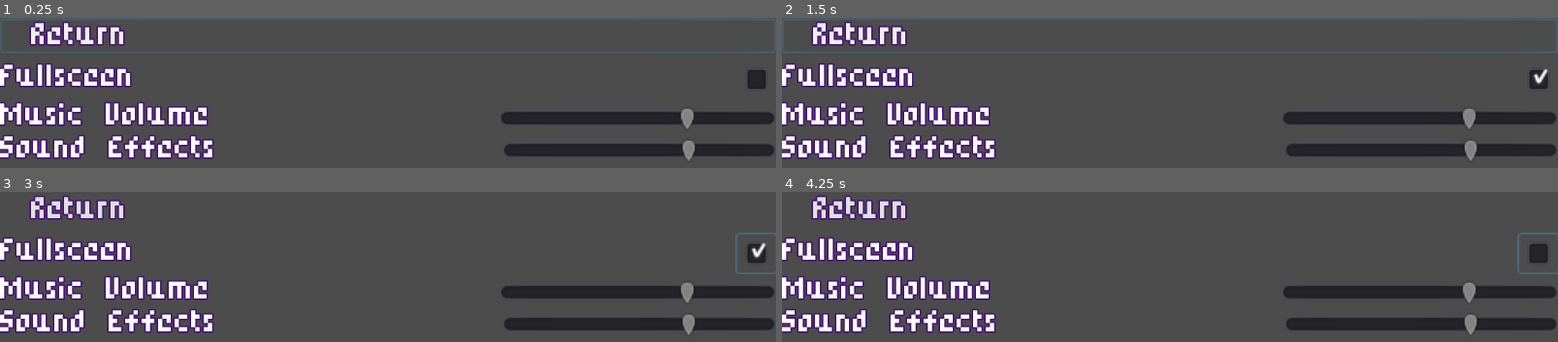
Above: before the commit, frames 1-4 (two rows, left to right).
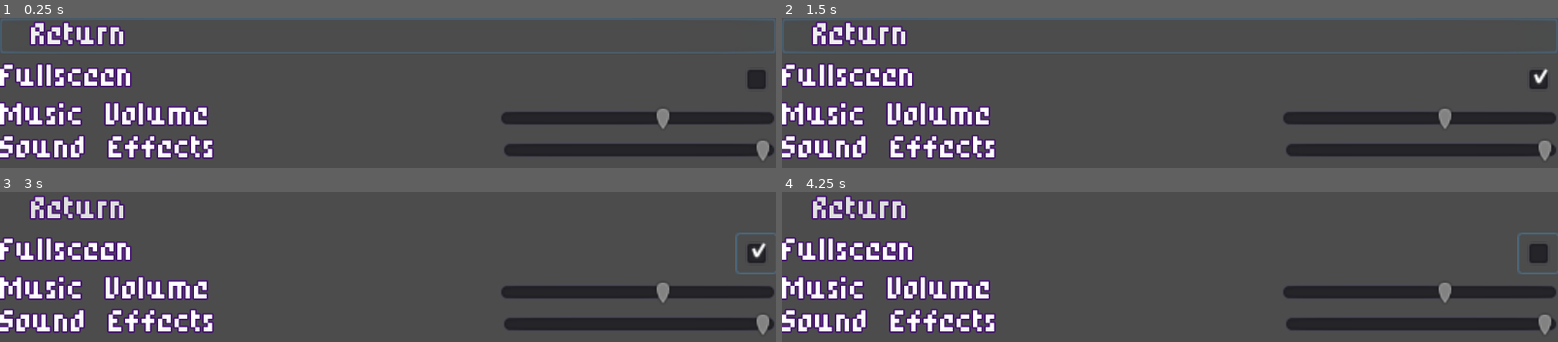
Above: after the commit, the same moments.

Repository: diegoteran/SmallWorlds
Game: Godot game, scene res://Menus/SettingsMenu.tscn
The game is run twice, just before and just after one commit, with the same random seed, the same clock (stepped at 60 frames per second) and the same inputs. This scene is started directly instead of the project's main scene.
Inputs (mouse positions are in pixels of both pictures, inside the frame that each line leads up to):
- Up to frame 1 (0.25 s): no input
- Up to frame 2 (1.5 s): click (1542, 79) at 0.5 s; click "Return" at 1.25 s
- Up to frame 3 (3 s): move the mouse to (outside the picture) at 2.02 s; hold Right (ui_right) 2.03-2.78 s; tap Z (roll) at 2.1 s; move the mouse to (outside the picture) at 2.77 s; hold Down (ui_down) from 2.78 s (still down); tap J (attack) at 2.85 s
- Up to frame 4 (4.25 s): tap Z (roll) at 3.05, 3.6 s; tap Enter at 3.5 s; move the mouse to (1247, 313) at 3.52 s; release Down (ui_down) at 3.53 s; hold Right (ui_right) from 3.53 s (still down)

The runs differ from the first frame. In frame 1, 0.6% of the frame differs, in the area x 84-100%, y 60-95%; in frame 2, 0.6%; in frame 3, 0.6%; in frame 4, 0.6%.
Error in both runs: Invalid get index '3' (on base: 'Array'). (res://Network/Network.gd:30)

Commit message:
Fog, Menu music

Diff:
--- a/SmallWorlds/Menus/SettingsMenu.gd
+++ b/SmallWorlds/Menus/SettingsMenu.gd
@@ -4,17 +4,19 @@
 
 onready var musicSlider = $ScrollContainer/VBoxContainer/Music/Music
 onready var sfxSlider = $ScrollContainer/VBoxContainer/Sfx/Sfx
+onready var fullscreenCheckbox = $ScrollContainer/VBoxContainer/FullScreen/FullScreen
 
 func _ready():
 	musicSlider.value = Globals.get_music_volume()
 	sfxSlider.value = Globals.get_sfx_volume()
+	fullscreenCheckbox.pressed = OS.window_fullscreen
 	$ScrollContainer/VBoxContainer/ReturnButton.grab_focus()
 
 func save_settings():
 	Settings.save_settings()
 
 func _on_FullScreen_toggled(_button_pressed):
-	OS.window_fullscreen = !OS.window_fullscreen
+	OS.window_fullscreen = fullscreenCheckbox.pressed
 	play_menu_select()
 
 func _on_ReturnButton_pressed():
--- a/SmallWorlds/SoundFX/Music.tscn
+++ b/SmallWorlds/SoundFX/Music.tscn
@@ -1,7 +1,7 @@
 [gd_scene load_steps=3 format=2]
 
 [ext_resource path="res://SoundFX/Music.gd" type="Script" id=1]
-[ext_resource path="res://SoundFX/Music/Music.ogg" type="AudioStream" id=2]
+[ext_resource path="res://SoundFX/Music/Menu.wav" type="AudioStream" id=2]
 
 [node name="Music" type="Node"]
 script = ExtResource( 1 )
--- a/SmallWorlds/World/Bush.tscn
+++ b/SmallWorlds/World/Bush.tscn
@@ -9,7 +9,7 @@
 resource_local_to_scene = true
 shader = ExtResource( 4 )
 shader_param/offset = 0.5
-shader_param/speed = 0.2
+shader_param/speed = 0.5
 shader_param/starting = -20.0
 shader_param/spread = 0.03
 shader_param/Shift_Hue = 0.0
--- a/SmallWorlds/World/Tree.tscn
+++ b/SmallWorlds/World/Tree.tscn
@@ -9,9 +9,9 @@
 resource_local_to_scene = true
 shader = ExtResource( 4 )
 shader_param/offset = 0.5
-shader_param/speed = 0.5
+shader_param/speed = 0.7
 shader_param/starting = -10.0
-shader_param/spread = 0.01
+shader_param/spread = 0.02
 shader_param/Shift_Hue = 0.0
 
 [sub_resource type="CapsuleShape2D" id=2]
--- a/SmallWorlds/World/World.tscn
+++ b/SmallWorlds/World/World.tscn
@@ -1,8 +1,9 @@
-[gd_scene load_steps=62 format=2]
+[gd_scene load_steps=66 format=2]
 
 [ext_resource path="res://World/Bush.tscn" type="PackedScene" id=1]
 [ext_resource path="res://PixelArt/TileSet/Background.tres" type="TileSet" id=2]
 [ext_resource path="res://World/DayNightCycle.gd" type="Script" id=3]
+[ext_resource path="res://icon.png" type="Texture" id=4]
 [ext_resource path="res://Action RPG Resources/World/CliffTileset.png" type="Texture" id=5]
 [ext_resource path="res://World/Grass.tscn" type="PackedScene" id=6]
 [ext_resource path="res://World/TallGrass.tscn" type="PackedScene" id=7]
@@ -10,6 +11,7 @@
 [ext_resource path="res://World/Tree.tscn" type="PackedScene" id=9]
 [ext_resource path="res://World/World.gd" type="Script" id=10]
 [ext_resource path="res://PixelArt/FloraAssetPack/Tileset/Grass Tileset.png" type="Texture" id=11]
+[ext_resource path="res://Effects/noise_combined.png" type="Texture" id=12]
 
 [sub_resource type="TileSet" id=1]
 0/name = "Grass 1"
@@ -526,12 +528,44 @@
 "values": [ Color( 0, 0, 0, 1 ), Color( 0, 0, 0, 1 ), Color( 0.87451, 0.690196, 0.372549, 1 ), Color( 0.913725, 0.85882 …(225 unchanged characters)…
 }
 
+[sub_resource type="Shader" id=52]
+code = "shader_type canvas_item;
+
+uniform sampler2D noise_img;
+uniform float time = 1.0;
+uniform vec4 smoke_color : hint_color;
+
+
+void fragment() {
+	vec2 uv1 = vec2(UV.x + TIME * time, UV.y);
+	vec2 uv2 = vec2(UV.x - TIME * time * 1.2, UV.y);
+	vec2 uv3 = vec2(UV.x, UV.y + TIME * time + 1.5);
+
+	float noise_r = texture(noise_img, uv1).r;
+	float noise_g = texture(noise_img, uv2).g;
+	float noise_b = texture(noise_img, uv3).b;
+
+	vec3 new_color = vec3(noise_r, noise_g, noise_b);
+
+	float new_alpha = noise_r * noise_g * noise_b;
+
+	COLOR.rgb = smoke_color.rgb;
+	COLOR.a = clamp(new_alpha * 2.0, 0.0, 1.0);
+}"
+custom_defines = ""
+
+[sub_resource type="ShaderMaterial" id=53]
+shader = SubResource( 52 )
+shader_param/time = 0.05
+shader_param/smoke_color = Color( 0.411765, 0.243137, 0.027451, 1 )
+shader_param/noise_img = ExtResource( 12 )
+
 [node name="World" type="Node2D"]
 script = ExtResource( 10 )
 
-[node name="Node2D" type="Node2D" parent="."]
-
-[node name="TileMap" type="TileMap" parent="Node2D"]
+[node name="ExperimentGrass" type="Node2D" parent="."]
+
+[node name="TileMap" type="TileMap" parent="ExperimentGrass"]
 tile_set = SubResource( 1 )
 cell_size = Vector2( 24, 24 )
 format = 1
@@ -1517,3 +1551,13 @@
 
 [node name="AnimationPlayer" type="AnimationPlayer" parent="DayNightCycle"]
 anims/Cycle = SubResource( 51 )
+
+[node name="Foreground" type="Node2D" parent="."]
+
+[node name="Weather" type="Node2D" parent="Foreground"]
+
+[node name="Fog" type="Sprite" parent="Foreground/Weather"]
+material = SubResource( 53 )
+position = Vector2( 340.869, 189.523 )
+scale = Vector2( 23.4732, 17.3278 )
+texture = ExtResource( 4 )
--- a/SmallWorlds/config.cfg
+++ b/SmallWorlds/config.cfg
@@ -1,4 +1,4 @@
 [audio]
 
-music=0.7
-sfx=0.7
+music=0.6
+sfx=1.0
Binary file added: SmallWorlds/Effects/noise_combined.png
Not shown, added: SmallWorlds/Effects/noise_combined.png.import
Not shown, added: SmallWorlds/SoundFX/Music/Menu.wav.import
Not shown, added: SmallWorlds/SoundFX/Sounds/Menu Move3.wav.import
Not shown, added: SmallWorlds/SoundFX/Sounds/Menu Select2.wav.import
Not shown, added: SmallWorlds/SoundFX/Music/Menu.wav
Not shown, added: SmallWorlds/SoundFX/Sounds/Menu Move3.wav
Not shown, changed: SmallWorlds/SoundFX/Sounds/Menu Select.wav
Not shown, added: SmallWorlds/SoundFX/Sounds/Menu Select2.wav
Not shown, changed: SmallWorlds/savegame.save
